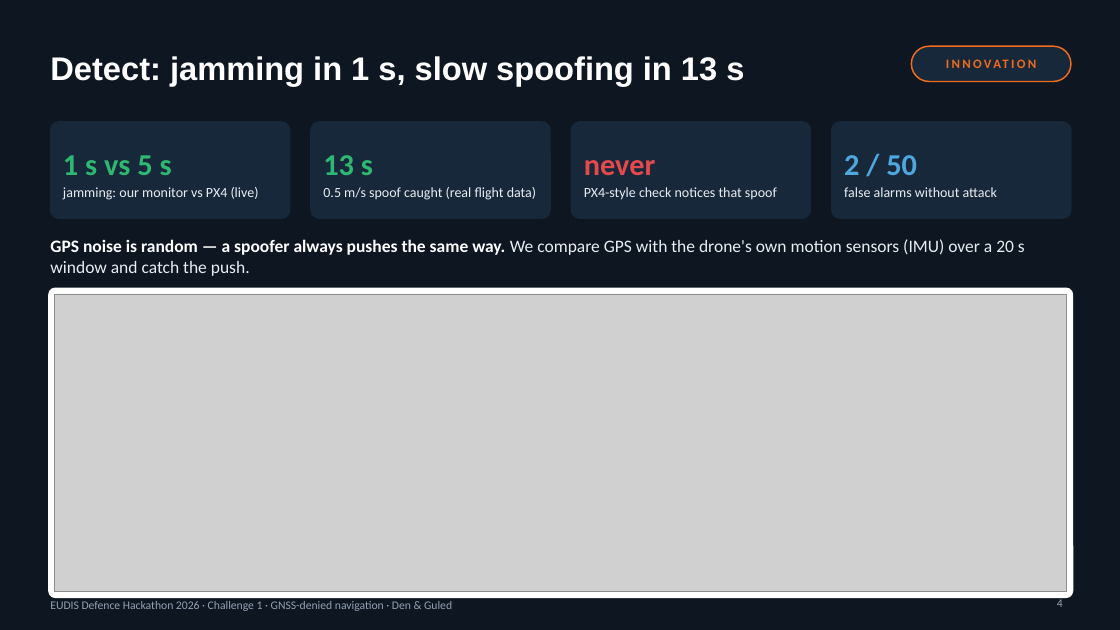
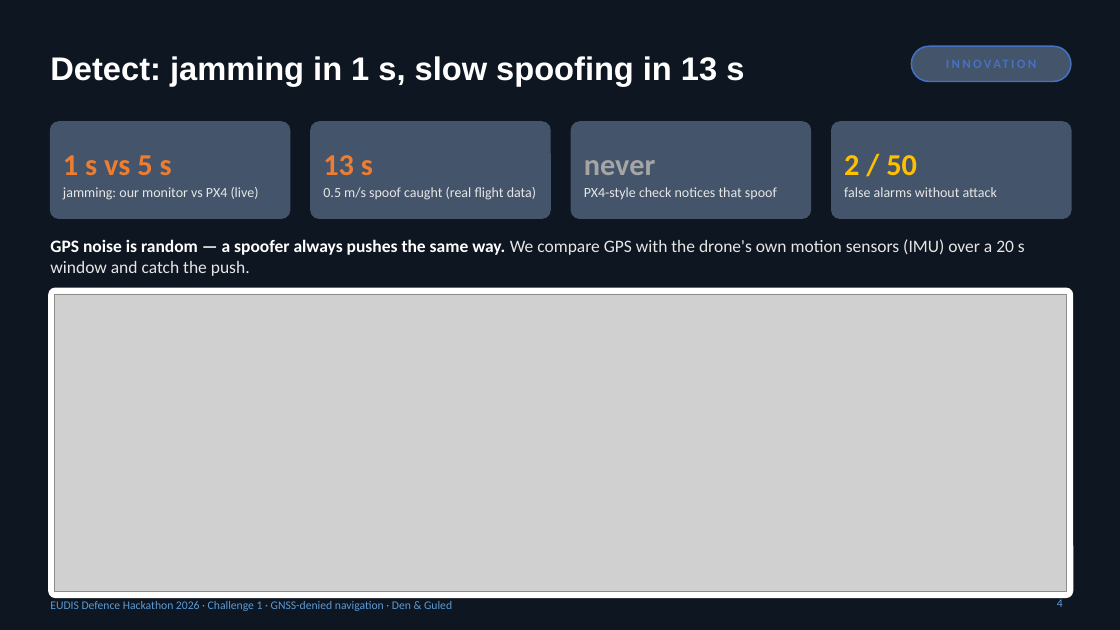
Before and after one commit to Mattheuszu/eudis-challenge1, a slide deck: slide 4 of pitch/GPS_Under_Attack_pitch.pptx. Drawn at 1120x630 pixels with LibreOffice and Linux fonts; fonts in the diff are those of the drawing; grey boxes stand for pictures. Boxes give left, top, right and bottom in pixels: in the first picture for what was removed or moved away, otherwise in the second. Text is boxed around its words. In the diff, an @@ line names an element or a change of style, - is before the commit and + after.

```diff
--- a/pitch/GPS_Under_Attack_pitch.pptx
+++ b/pitch/GPS_Under_Attack_pitch.pptx
@@ text "INNOVATION" at [912, 46, 1071, 82]: text colour #F26B1D to #4472C4 @@
@@ rounded rectangle at [912, 46, 1071, 82]: fill #17283A to #44546A; outline #F26B1D 1.25 pt to #4472C4 1.25 pt @@
@@ text "1 s vs 5 s" at [63, 155, 172, 175]: text colour #2EB872 to #ED7D31 @@
@@ text "13 s" at [323, 155, 373, 175]: text colour #2EB872 to #ED7D31 @@
@@ text "never" at [584, 160, 656, 175]: text colour #E5484D to #A5A5A5 @@
@@ fill #17283A to #44546A; outline #17283A 1 pt to #44546A 1 pt in 4 elements at [50, 122, 290, 218], [311, 122, 550, 218], [571, 122, 811, 218], [832, 122, 1071, 218] @@
@@ text "2 / 50" at [844, 155, 917, 175]: text colour #4EA8DE to #FFC000 @@
@@ text colour #E8EDF2 to #E7E6E6 in 4 elements at [63, 187, 259, 200], [323, 187, 536, 200], [584, 187, 777, 199], [844, 187, 997, 197] @@
@@ text "EUDIS Defence Hackathon 2026 · ..." at [50, 601, 452, 611]: text colour #93A1B3 to #5B9BD5 @@
@@ page number at [1057, 599, 1063, 607]: text colour #93A1B3 to #5B9BD5 @@
```
Also in this commit, not shown: 11 other slides changed, 1 slide added, 2 other files.
